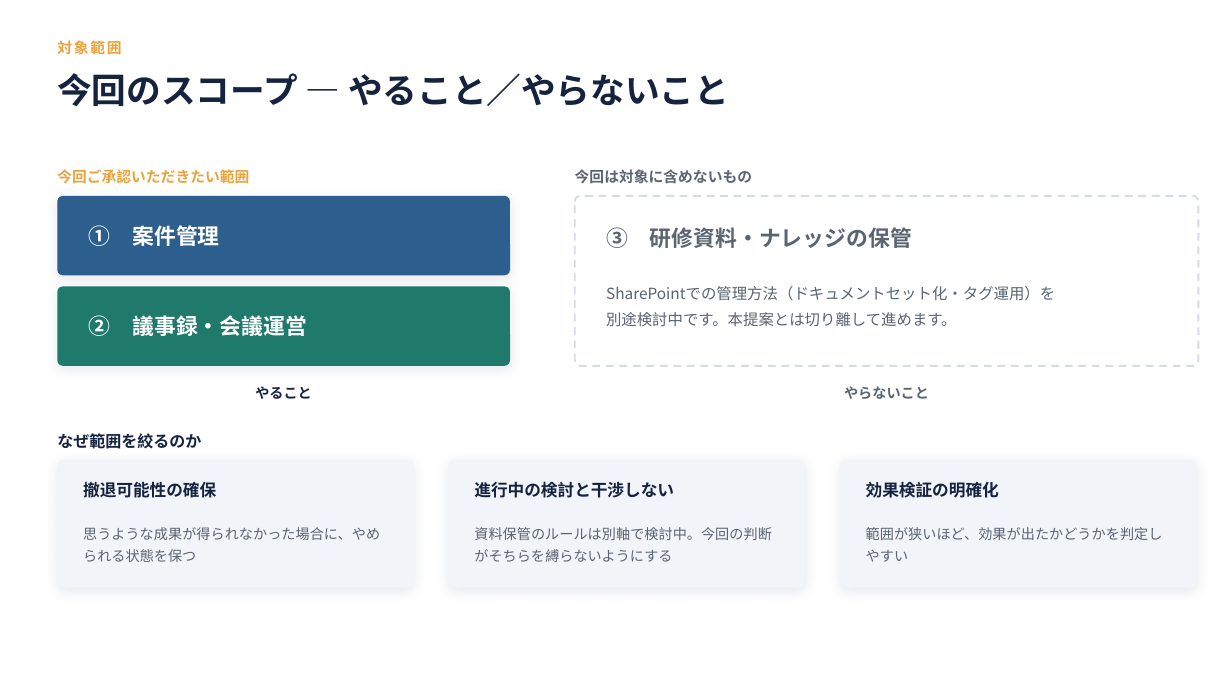
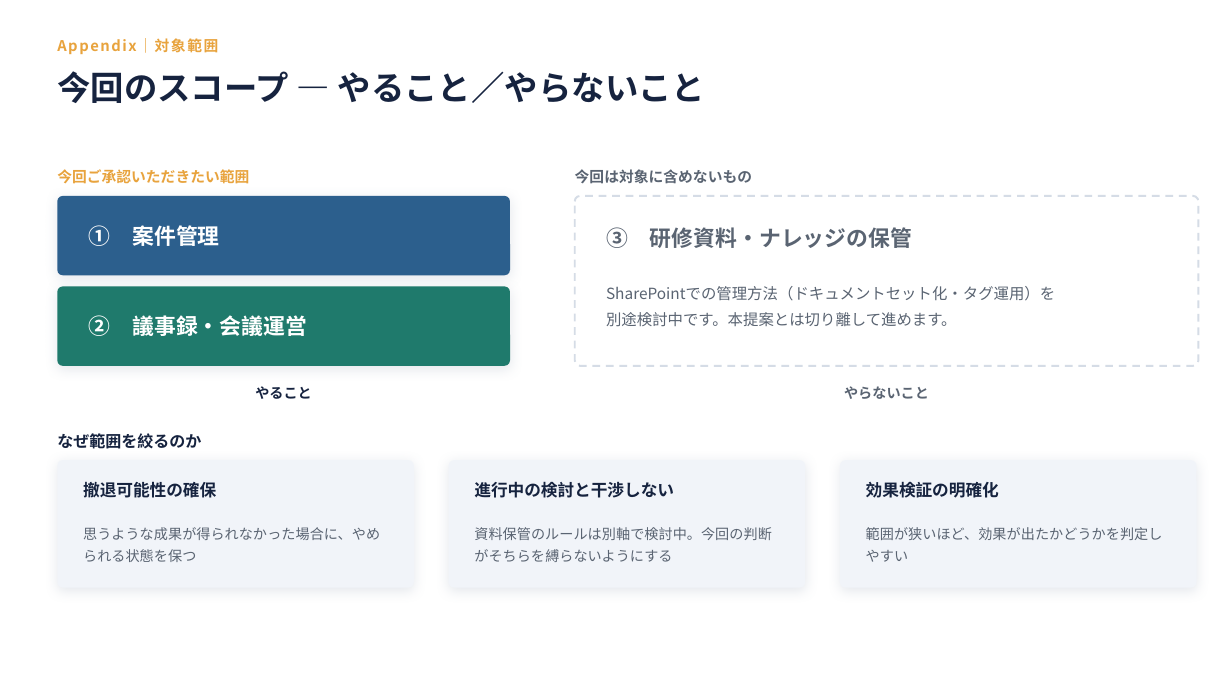
Before and after one commit to nii-d/claude-test, a slide deck: slide 18 of slides/notion-proposal.pptx (slide 25 before the commit). Drawn at 1232x693 pixels with LibreOffice and Linux fonts; fonts in the diff are those of the drawing. Boxes give left, top, right and bottom in pixels: in the first picture for what was removed or moved away, otherwise in the second. Text is boxed around its words. In the diff, an @@ line names an element or a change of style, - is before the commit and + after.

```diff
--- a/slides/notion-proposal.pptx
+++ b/slides/notion-proposal.pptx
@@ text "今回のスコープ ― やること／やらないこと" at box(57, 71, 705, 103): size 27 to 26 pt @@
@@ text at box(57, 38, 219, 54): text changed @@
-対象範囲
+Appendix｜対象範囲
```
Also in this commit, not shown: 14 other slides changed, 6 slides added, 11 slides removed, 3 other files.
